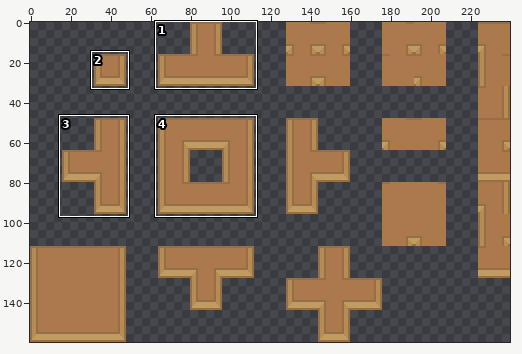
A sprite sheet gets an edit: Assets/_Project/Art/Exports/Tiles/SPR Wood Wall Tiles.png. The first picture is a wide view before the edit; the outline marks the close-up.
Close-up. Before:
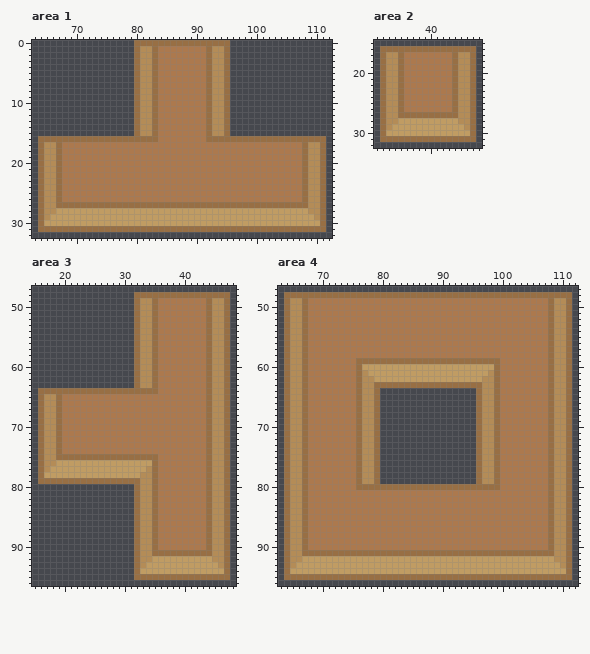
The file is 240x160 pixels. Shown: area 1: x 63..112, y 0..32; area 2: x 31..48, y 15..32; area 3: x 15..48, y 47..96; area 4: x 63..112, y 47..96. The commit also changed other parts of the picture, which this record leaves out.
The result:
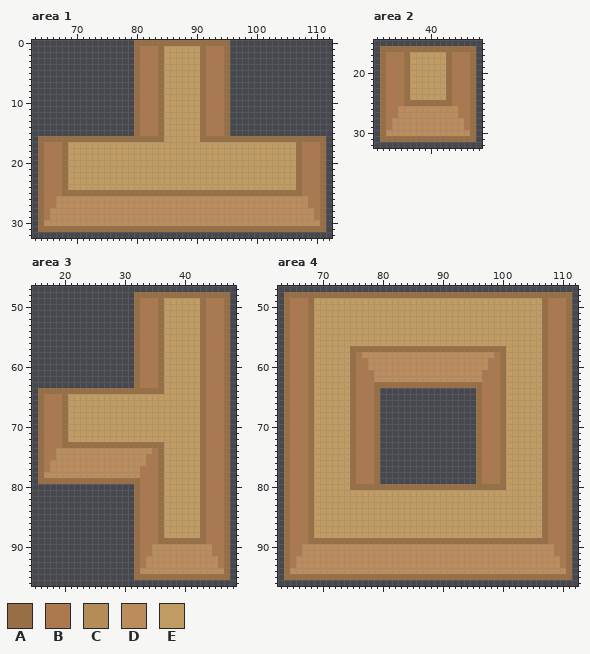
Palette (. is transparent): A #986f44  B #ac794e  C #b48c57  D #bb8c5c  E #c09c63
Changes in this commit:
Changed rows in their new state; - is an unchanged pixel.
Area 1:
first column x 65:
 1 ----------------BBBAEEEEEEABBB----------------
 2 ----------------BBBAEEEEEEABBB----------------
 3 ----------------BBBAEEEEEEABBB----------------
 4 ----------------BBBAEEEEEEABBB----------------
 5 ----------------BBBAEEEEEEABBB----------------
 6 ----------------BBBAEEEEEEABBB----------------
 7 ----------------BBBAEEEEEEABBB----------------
 8 ----------------BBBAEEEEEEABBB----------------
 9 ----------------BBBAEEEEEEABBB----------------
10 ----------------BBBAEEEEEEABBB----------------
11 ----------------BBBAEEEEEEABBB----------------
12 ----------------BBBAEEEEEEABBB----------------
13 ----------------BBBAEEEEEEABBB----------------
14 ----------------BBBAEEEEEEABBB----------------
15 ----------------BBBAEEEEEEABBB----------------
16 -------------------AEEEEEEA-------------------
17 BBBAEEEEEEEEEEEEEEEEEEEEEEEEEEEEEEEEEEEEEEABBB
18 BBBAEEEEEEEEEEEEEEEEEEEEEEEEEEEEEEEEEEEEEEABBB
19 BBBAEEEEEEEEEEEEEEEEEEEEEEEEEEEEEEEEEEEEEEABBB
20 BBBAEEEEEEEEEEEEEEEEEEEEEEEEEEEEEEEEEEEEEEABBB
21 BBBAEEEEEEEEEEEEEEEEEEEEEEEEEEEEEEEEEEEEEEABBB
22 BBBAEEEEEEEEEEEEEEEEEEEEEEEEEEEEEEEEEEEEEEABBB
23 BBBAEEEEEEEEEEEEEEEEEEEEEEEEEEEEEEEEEEEEEEABBB
24 BBBAEEEEEEEEEEEEEEEEEEEEEEEEEEEEEEEEEEEEEEABBB
25 BBBAAAAAAAAAAAAAAAAAAAAAAAAAAAAAAAAAAAAAAAABBB
26 BBDDDDDDDDDDDDDDDDDDDDDDDDDDDDDDDDDDDDDDDDDDBB
27 BBDDDDDDDDDDDDDDDDDDDDDDDDDDDDDDDDDDDDDDDDDDBB
28 BDDDDDDDDDDDDDDDDDDDDDDDDDDDDDDDDDDDDDDDDDDDDB
29 BDDDDDDDDDDDDDDDDDDDDDDDDDDDDDDDDDDDDDDDDDDDDB
30 DDDDDDDDDDDDDDDDDDDDDDDDDDDDDDDDDDDDDDDDDDDDDD
Area 2:
first column x 33:
17 BBBAEEEEEEABBB
18 BBBAEEEEEEABBB
19 BBBAEEEEEEABBB
20 BBBAEEEEEEABBB
21 BBBAEEEEEEABBB
22 BBBAEEEEEEABBB
23 BBBAEEEEEEABBB
24 BBBAEEEEEEABBB
25 BBBAAAAAAAABBB
26 BBDDDDDDDDDDBB
27 BBDDDDDDDDDDBB
28 BDDDDDDDDDDDDB
29 BDDDDDDDDDDDDB
30 DDDDDDDDDDDDDD
Area 3:
first column x 17:
49 ----------------BBBAEEEEEEABBB
50 ----------------BBBAEEEEEEABBB
51 ----------------BBBAEEEEEEABBB
52 ----------------BBBAEEEEEEABBB
53 ----------------BBBAEEEEEEABBB
54 ----------------BBBAEEEEEEABBB
55 ----------------BBBAEEEEEEABBB
56 ----------------BBBAEEEEEEABBB
57 ----------------BBBAEEEEEEABBB
58 ----------------BBBAEEEEEEABBB
59 ----------------BBBAEEEEEEABBB
60 ----------------BBBAEEEEEEABBB
61 ----------------BBBAEEEEEEABBB
62 ----------------BBBAEEEEEEABBB
63 ----------------BBBAEEEEEEABBB
64 -------------------AEEEEEEABBB
65 BBBAEEEEEEEEEEEEEEEEEEEEEEABBB
66 BBBAEEEEEEEEEEEEEEEEEEEEEEABBB
67 BBBAEEEEEEEEEEEEEEEEEEEEEEABBB
68 BBBAEEEEEEEEEEEEEEEEEEEEEEABBB
69 BBBAEEEEEEEEEEEEEEEEEEEEEEABBB
70 BBBAEEEEEEEEEEEEEEEEEEEEEEABBB
71 BBBAEEEEEEEEEEEEEEEEEEEEEEABBB
72 BBBAEEEEEEEEEEEEEEEEEEEEEEABBB
73 BBBAAAAAAAAAAAAAAAAAEEEEEEABBB
74 BBDDDDDDDDDDDDDDDD-AEEEEEEABBB
75 BBDDDDDDDDDDDDDDDBBAEEEEEEABBB
76 BDDDDDDDDDDDDDDDDBBAEEEEEEABBB
77 BDDDDDDDDDDDDDDDBBBAEEEEEEABBB
78 DDDDDDDDDDDDDDDDBBBAEEEEEEABBB
79 ----------------BBBAEEEEEEABBB
80 ----------------BBBAEEEEEEABBB
81 ----------------BBBAEEEEEEABBB
82 ----------------BBBAEEEEEEABBB
83 ----------------BBBAEEEEEEABBB
84 ----------------BBBAEEEEEEABBB
85 ----------------BBBAEEEEEEABBB
86 ----------------BBBAEEEEEEABBB
87 ----------------BBBAEEEEEEABBB
88 ----------------BBBAEEEEEEABBB
89 ----------------BBBAAAAAAAABBB
90 ----------------BBDDDDDDDDDDBB
91 ----------------BBDDDDDDDDDDBB
92 ----------------BDDDDDDDDDDDDB
93 ----------------BDDDDDDDDDDDDB
94 ----------------DDDDDDDDDDDDDD
Area 4:
first column x 65:
49 BBBAEEEEEEEEEEEEEEEEEEEEEEEEEEEEEEEEEEEEEEABBB
50 BBBAEEEEEEEEEEEEEEEEEEEEEEEEEEEEEEEEEEEEEEABBB
51 BBBAEEEEEEEEEEEEEEEEEEEEEEEEEEEEEEEEEEEEEEABBB
52 BBBAEEEEEEEEEEEEEEEEEEEEEEEEEEEEEEEEEEEEEEABBB
53 BBBAEEEEEEEEEEEEEEEEEEEEEEEEEEEEEEEEEEEEEEABBB
54 BBBAEEEEEEEEEEEEEEEEEEEEEEEEEEEEEEEEEEEEEEABBB
55 BBBAEEEEEEEEEEEEEEEEEEEEEEEEEEEEEEEEEEEEEEABBB
56 BBBAEEEEEEEEEEEEEEEEEEEEEEEEEEEEEEEEEEEEEEABBB
57 BBBAEEEEEEAAAAAAAAAAAAAAAAAAAAAAAAAAEEEEEEABBB
58 BBBAEEEEEEA-DDDDDDDDDDDDDDDDDDDDDD-AEEEEEEABBB
59 BBBAEEEEEEABBDDDDDDDDDDDDDDDDDDDDBBAEEEEEEABBB
60 BBBAEEEEEEABBDDDDDDDDDDDDDDDDDDDDBBAEEEEEEABBB
61 BBBAEEEEEEABBBDDDDDDDDDDDDDDDDDDBBBAEEEEEEABBB
62 BBBAEEEEEEABBBDDDDDDDDDDDDDDDDDDBBBAEEEEEEABBB
63 BBBAEEEEEEABBB------------------BBBAEEEEEEABBB
64 BBBAEEEEEEABBB------------------BBBAEEEEEEABBB
65 BBBAEEEEEEABBB------------------BBBAEEEEEEABBB
66 BBBAEEEEEEABBB------------------BBBAEEEEEEABBB
67 BBBAEEEEEEABBB------------------BBBAEEEEEEABBB
68 BBBAEEEEEEABBB------------------BBBAEEEEEEABBB
69 BBBAEEEEEEABBB------------------BBBAEEEEEEABBB
70 BBBAEEEEEEABBB------------------BBBAEEEEEEABBB
71 BBBAEEEEEEABBB------------------BBBAEEEEEEABBB
72 BBBAEEEEEEABBB------------------BBBAEEEEEEABBB
73 BBBAEEEEEEABBB------------------BBBAEEEEEEABBB
74 BBBAEEEEEEABBB------------------BBBAEEEEEEABBB
75 BBBAEEEEEEABBB------------------BBBAEEEEEEABBB
76 BBBAEEEEEEABBB------------------BBBAEEEEEEABBB
77 BBBAEEEEEEABBB------------------BBBAEEEEEEABBB
78 BBBAEEEEEEABBB------------------BBBAEEEEEEABBB
79 BBBAEEEEEEABBB------------------BBBAEEEEEEABBB
80 BBBAEEEEEEA------------------------AEEEEEEABBB
81 BBBAEEEEEEEEEEEEEEEEEEEEEEEEEEEEEEEEEEEEEEABBB
82 BBBAEEEEEEEEEEEEEEEEEEEEEEEEEEEEEEEEEEEEEEABBB
83 BBBAEEEEEEEEEEEEEEEEEEEEEEEEEEEEEEEEEEEEEEABBB
84 BBBAEEEEEEEEEEEEEEEEEEEEEEEEEEEEEEEEEEEEEEABBB
85 BBBAEEEEEEEEEEEEEEEEEEEEEEEEEEEEEEEEEEEEEEABBB
86 BBBAEEEEEEEEEEEEEEEEEEEEEEEEEEEEEEEEEEEEEEABBB
87 BBBAEEEEEEEEEEEEEEEEEEEEEEEEEEEEEEEEEEEEEEABBB
88 BBBAEEEEEEEEEEEEEEEEEEEEEEEEEEEEEEEEEEEEEEABBB
89 BBBAAAAAAAAAAAAAAAAAAAAAAAAAAAAAAAAAAAAAAAABBB
90 BBDDDDDDDDDDDDDDDDDDDDDDDDDDDDDDDDDDDDDDDDDDBB
91 BBDDDDDDDDDDDDDDDDDDDDDDDDDDDDDDDDDDDDDDDDDDBB
92 BDDDDDDDDDDDDDDDDDDDDDDDDDDDDDDDDDDDDDDDDDDDDB
93 BDDDDDDDDDDDDDDDDDDDDDDDDDDDDDDDDDDDDDDDDDDDDB
94 DDDDDDDDDDDDDDDDDDDDDDDDDDDDDDDDDDDDDDDDDDDDDD
Boxes around the changes in both close-ups, in picture pixels (x1, y1, x2, y2):
changed: (44, 46, 320, 226)
changed: (386, 52, 470, 136)
changed: (44, 298, 224, 574)
changed: (290, 298, 566, 574)
